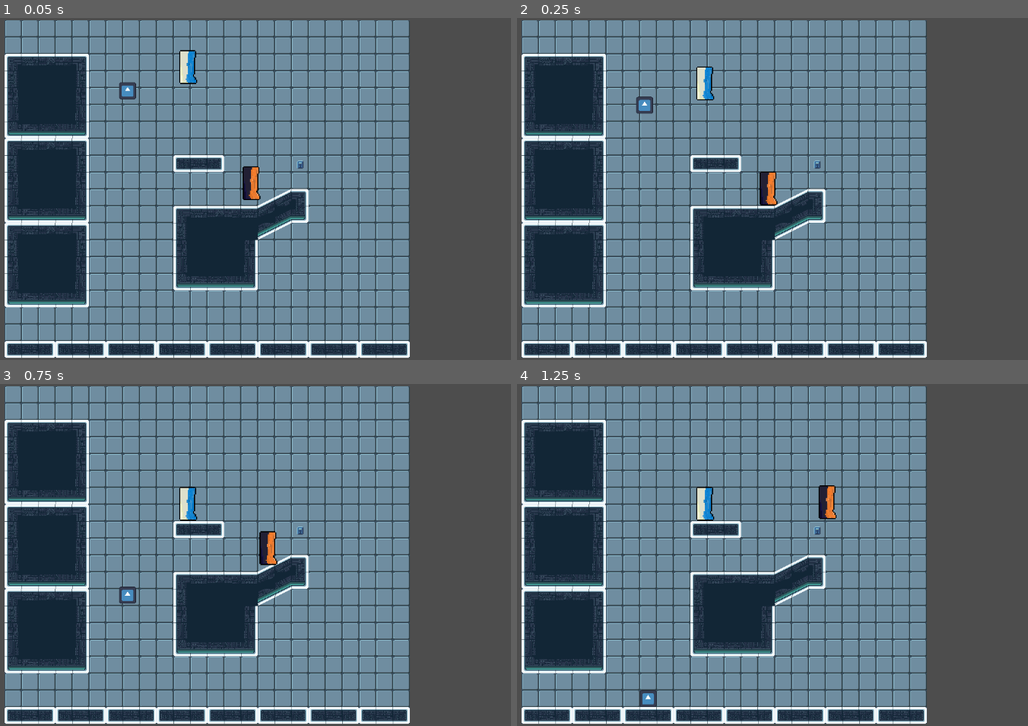
Above: before the commit, frames 1-4 (two rows, left to right).
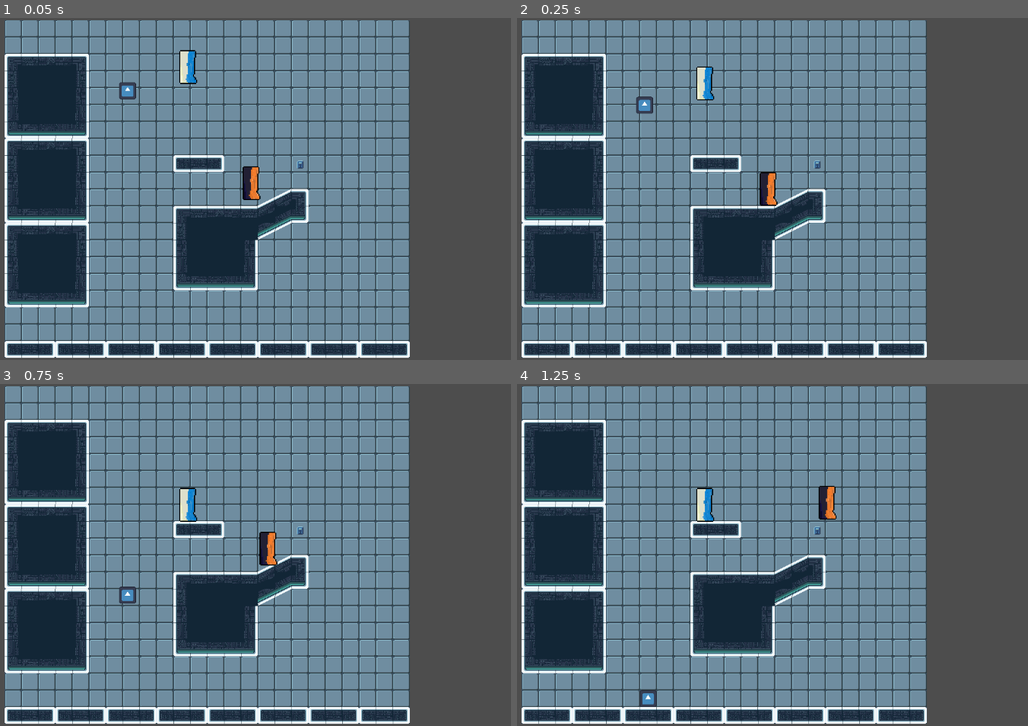
Above: after the commit, the same moments.

Repository: Calverin/Thinking-As-Portals
Game: Godot game, scene res://Scenes/root.tscn
Two runs of this game, one before a commit and one after it. Both use one fixed random seed, a clock stepped at 60 frames per second and the inputs below. The engine's default icon, where the game draws it, is replaced by a stand-in: a white triangle on a blue panel in a dark square.
Inputs (mouse positions are in pixels of both pictures, inside the frame that each line leads up to):
- Up to frame 1 (0.05 s): no input
- Up to frame 2 (0.25 s): no input
- Up to frame 3 (0.75 s): move the mouse to (342, 537) at 0.52 s; hold D (right) from 0.53 s (still down); tap Space (switch) at 0.6 s
- Up to frame 4 (1.25 s): keep holding D (right); tap Up (up) at 0.77 s

Frame 1 is identical in both runs. In frame 2, less than 0.1% of the frame differs, in the area x 47-52%, y 44-56%; in frame 3, 0.1%, in the area x 34-55%, y 30-54%; in frame 4, 0.1%.

Commit message:
fixed Orange Portal's collider

Diff:
--- a/Scenes/root.tscn
+++ b/Scenes/root.tscn
@@ -12,7 +12,7 @@
 
 [sub_resource type="CapsuleShape2D" id="CapsuleShape2D_144ia"]
 radius = 18.0
-height = 66.0
+height = 62.0
 
 [sub_resource type="GDScript" id="GDScript_popdh"]
 script/source = "extends CharacterBody2D
@@ -165,8 +165,8 @@
 metadata/_edit_lock_ = true
 
 [node name="CollisionShape2D" type="CollisionShape2D" parent="World/Orange Portal"]
+position = Vector2(0, 1)
 shape = SubResource("CapsuleShape2D_144ia")
-metadata/_edit_lock_ = true
 
 [node name="Blue Portal" type="CharacterBody2D" parent="World" groups=["Portal"]]
 position = Vector2(-37, -233)
